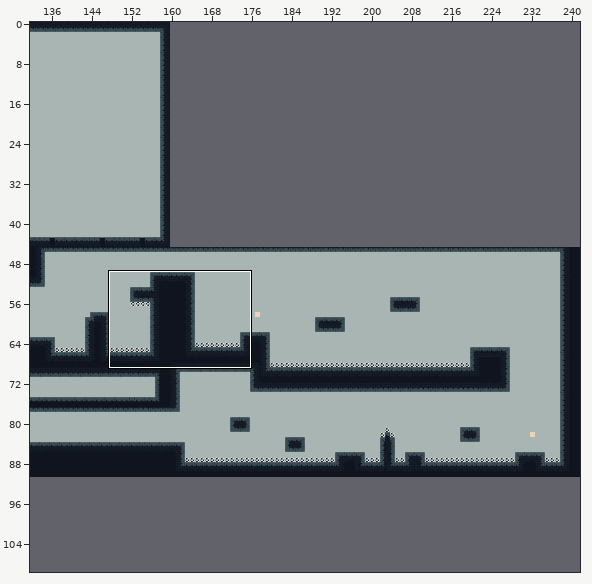
Tiled map -- assets/newLevels.tmx. Above, an overview of the earlier version with the close-up marked.
Close-up. As it was:
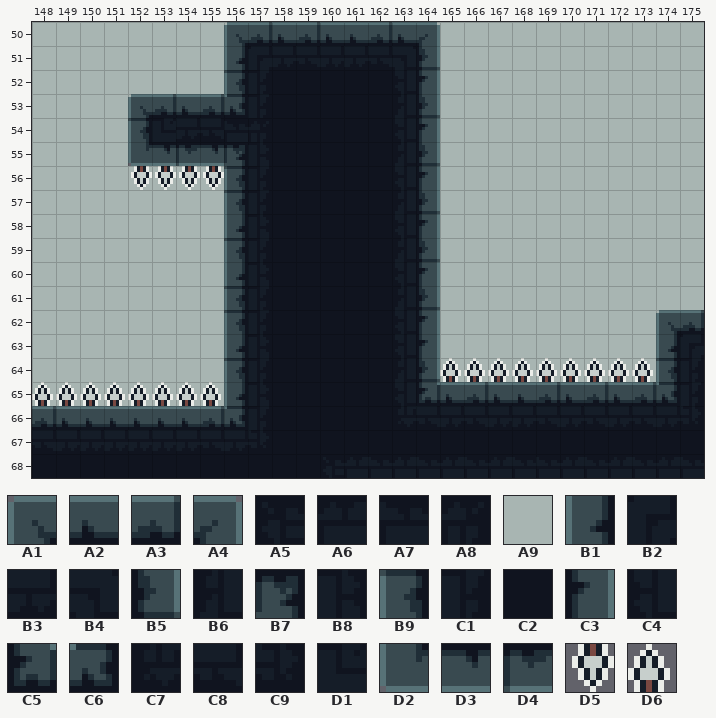
Cells are 8x8 px. Shown: x 148..175, y 50..68. The commit also changed other parts of the map, which this record leaves out.
Key: from "tileset": A1 0, A2 2, A3 3, A4 5, A5 6, A6 7, A7 8, A8 9, A9 12, B1 32, B2 33, B3 34, B4 36, B5 37, B6 38, B7 40, B8 41, B9 64, C1 65, C2 66, C3 69, C4 70, C5 71, C6 72, C7 102, C8 103, C9 105, D1 129, D2 160, D3 161, D4 162, D5 201, D6 232.
__ is an empty cell, ## one hidden under a higher layer.
Layers that did not change in this view are not listed.
Layer "bg" before, first column x 148:
50 A9 A9 A9 A9 A9 A9 A9 A9 A9 ## ## ## ## ## ## ## A9 A9 A9
51 A9 A9 A9 A9 A9 A9 A9 A9 __ __ __ __ ## ## __ ## ## A9 A9
52 A9 A9 A9 A9 A9 A9 A9 A9 __ __ __ __ ## ## __ ## ## A9 A9
53 A9 A9 A9 A9 A9 ## ## ## __ __ __ __ ## ## __ ## ## A9 A9
54 A9 A9 A9 A9 __ __ __ __ __ __ __ ## ## ## ## ## ## A9 A9
55 A9 A9 A9 A9 __ __ __ __ __ __ ## ## ## ## ## ## ## A9 A9
56 A9 A9 A9 A9 A9 A9 A9 A9 __ __ ## ## ## ## ## ## ## A9 A9
57 A9 A9 A9 A9 A9 A9 A9 A9 __ __ ## ## ## ## ## ## ## A9 A9
58 A9 A9 A9 A9 A9 A9 A9 A9 __ __ ## ## ## ## ## ## ## A9 A9
59 A9 A9 A9 A9 A9 A9 A9 A9 __ __ __ ## ## ## ## ## ## A9 A9
60 A9 A9 A9 A9 A9 A9 A9 A9 __ __ __ ## ## ## ## ## ## A9 A9
61 A9 A9 A9 A9 A9 A9 A9 A9 __ __ ## ## ## ## ## ## ## A9 A9
62 A9 A9 A9 A9 A9 A9 A9 A9 __ __ ## ## ## ## ## ## ## A9 A9
63 A9 A9 A9 A9 A9 A9 A9 A9 __ __ ## ## ## ## ## ## ## A9 A9
64 A9 A9 A9 A9 A9 A9 A9 A9 __ __ ## ## ## ## ## ## ## A9 A9
65 A9 A9 A9 A9 A9 A9 A9 A9 __ __ ## ## ## ## ## ## ## ## ##
66 __ __ __ __ __ __ __ __ __ __ ## ## ## ## ## ## ## ## ##
67 __ __ __ __ __ __ __ __ __ __ ## ## ## ## ## ## ## ## ##
68 __ __ __ __ __ __ __ __ __ __ ## ## ## ## ## ## ## ## ##
Layer "ground" before, first column x 148:
50 __ __ __ __ __ __ __ __ A1 A3 A2 A3 A2 A2 A3 A2 A4 __ __ __ __ __ __ __ __ __ __ __
51 __ __ __ __ __ __ __ __ B1 B2 B3 C8 B3 B3 C8 B4 B5 __ __ __ __ __ __ __ __ __ __ __
52 __ __ __ __ __ __ __ __ B9 C1 C2 C2 C2 C2 C2 C4 C3 __ __ __ __ __ __ __ __ __ __ __
53 __ __ __ __ A1 A3 A2 A3 C6 C1 C2 C2 C2 C2 C2 B6 B5 __ __ __ __ __ __ __ __ __ __ __
54 __ __ __ __ B9 D1 B3 C8 A7 A8 C2 C2 C2 C2 C2 C4 C3 __ __ __ __ __ __ __ __ __ __ __
55 __ __ __ __ D2 D3 D4 D3 B7 B8 C2 C2 C2 C2 C2 B6 B5 __ __ __ __ __ __ __ __ __ __ __
56 __ __ __ __ __ __ __ __ B9 C1 C2 C2 C2 C2 C2 C4 C3 __ __ __ __ __ __ __ __ __ __ __
57 __ __ __ __ __ __ __ __ B9 C1 C2 C2 C2 C2 C2 B6 B5 __ __ __ __ __ __ __ __ __ __ __
58 __ __ __ __ __ __ __ __ B1 B8 C2 C2 C2 C2 C2 C4 C3 __ __ __ __ __ __ __ __ __ __ __
59 __ __ __ __ __ __ __ __ B9 C1 C2 C2 C2 C2 C2 B6 B5 __ __ __ __ __ __ __ __ __ __ __
60 __ __ __ __ __ __ __ __ B1 B8 C2 C2 C2 C2 C2 C4 C3 __ __ __ __ __ __ __ __ __ __ __
61 __ __ __ __ __ __ __ __ B9 C1 C2 C2 C2 C2 C2 B6 B5 __ __ __ __ __ __ __ __ __ __ __
62 __ __ __ __ __ __ __ __ B9 C1 C2 C2 C2 C2 C2 C4 C3 __ __ __ __ __ __ __ __ __ A1 A3
63 __ __ __ __ __ __ __ __ B1 B8 C2 C2 C2 C2 C2 C4 C3 __ __ __ __ __ __ __ __ __ B1 B2
64 __ __ __ __ __ __ __ __ B9 C1 C2 C2 C2 C2 C2 B6 B5 __ __ __ __ __ __ __ __ __ B9 C1
65 __ __ __ __ __ __ __ __ B1 B8 C2 C2 C2 C2 C2 C4 C5 A2 A3 A2 A2 A3 A2 A3 A2 A3 C6 C1
66 A3 A2 A2 A2 A2 A2 A2 A3 C6 C1 C2 C2 C2 C2 C2 C7 C8 B3 C8 B3 B3 C8 B3 C8 B3 C8 B3 C9
67 C8 B3 B3 B3 B3 B3 B3 C8 B3 C9 C2 C2 C2 C2 C2 C2 C2 C2 C2 C2 C2 C2 C2 C2 C2 C2 C2 C2
68 C2 C2 C2 C2 C2 C2 C2 C2 C2 C2 C2 C2 A5 A6 A7 A6 A7 A6 A7 A6 A7 A7 A6 A7 A6 A7 A6 A7
Layer "killArea" before, first column x 148:
50 __ __ __ __ __ __ __ __ __ __ __ __ __ __ __ __ __ __ __ __ __ __ __ __ __ __ __ __
51 __ __ __ __ __ __ __ __ __ __ __ __ __ __ __ __ __ __ __ __ __ __ __ __ __ __ __ __
52 __ __ __ __ __ __ __ __ __ __ __ __ __ __ __ __ __ __ __ __ __ __ __ __ __ __ __ __
53 __ __ __ __ __ __ __ __ __ __ __ __ __ __ __ __ __ __ __ __ __ __ __ __ __ __ __ __
54 __ __ __ __ __ __ __ __ __ __ __ __ __ __ __ __ __ __ __ __ __ __ __ __ __ __ __ __
55 __ __ __ __ __ __ __ __ __ __ __ __ __ __ __ __ __ __ __ __ __ __ __ __ __ __ __ __
56 __ __ __ __ D5 D5 D5 D5 __ __ __ __ __ __ __ __ __ __ __ __ __ __ __ __ __ __ __ __
57 __ __ __ __ __ __ __ __ __ __ __ __ __ __ __ __ __ __ __ __ __ __ __ __ __ __ __ __
58 __ __ __ __ __ __ __ __ __ __ __ __ __ __ __ __ __ __ __ __ __ __ __ __ __ __ __ __
59 __ __ __ __ __ __ __ __ __ __ __ __ __ __ __ __ __ __ __ __ __ __ __ __ __ __ __ __
60 __ __ __ __ __ __ __ __ __ __ __ __ __ __ __ __ __ __ __ __ __ __ __ __ __ __ __ __
61 __ __ __ __ __ __ __ __ __ __ __ __ __ __ __ __ __ __ __ __ __ __ __ __ __ __ __ __
62 __ __ __ __ __ __ __ __ __ __ __ __ __ __ __ __ __ __ __ __ __ __ __ __ __ __ __ __
63 __ __ __ __ __ __ __ __ __ __ __ __ __ __ __ __ __ __ __ __ __ __ __ __ __ __ __ __
64 __ __ __ __ __ __ __ __ __ __ __ __ __ __ __ __ __ D6 D6 D6 D6 D6 D6 D6 D6 D6 __ __
65 D6 D6 D6 D6 D6 D6 D6 D6 __ __ __ __ __ __ __ __ __ __ __ __ __ __ __ __ __ __ __ __
66 __ __ __ __ __ __ __ __ __ __ __ __ __ __ __ __ __ __ __ __ __ __ __ __ __ __ __ __
67 __ __ __ __ __ __ __ __ __ __ __ __ __ __ __ __ __ __ __ __ __ __ __ __ __ __ __ __
68 __ __ __ __ __ __ __ __ __ __ __ __ __ __ __ __ __ __ __ __ __ __ __ __ __ __ __ __
Now the later version:
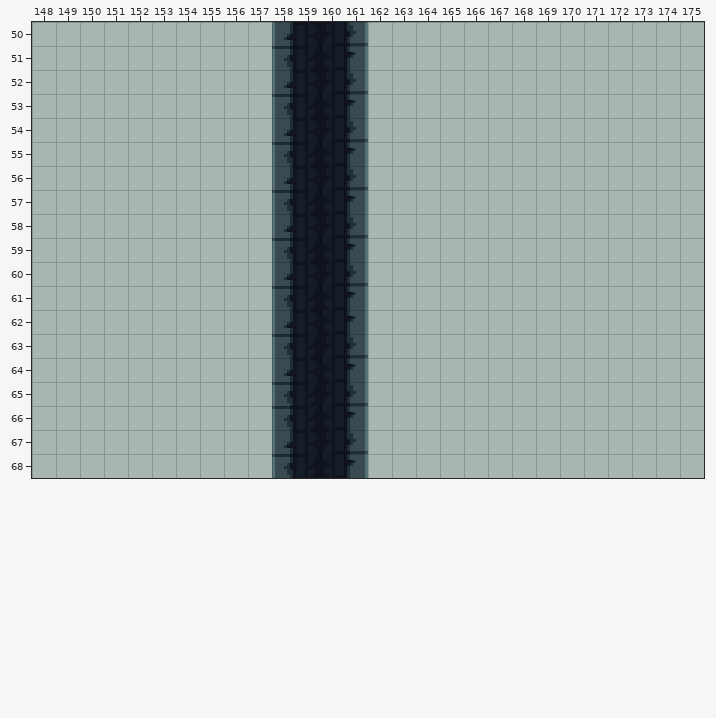
Edits made:
Changed rows in their new state; .. is an unchanged cell.
Layer "bg":
first column x 148:
50 .. .. .. .. .. .. .. .. .. .. .. .. .. .. A9
51 .. .. .. .. .. .. .. .. A9 A9 .. .. .. .. A9
52 .. .. .. .. .. .. .. .. A9 A9 .. .. .. .. A9
53 .. .. .. .. .. .. .. .. A9 A9 .. .. .. .. A9
54 .. .. .. .. A9 A9 A9 A9 A9 A9 .. .. .. .. ..
55 .. .. .. .. A9 A9 A9 A9 A9 A9 .. .. .. .. ..
56 .. .. .. .. .. .. .. .. A9 A9 .. .. .. .. ..
57 .. .. .. .. .. .. .. .. A9 A9 .. .. .. .. ..
58 .. .. .. .. .. .. .. .. A9 A9 .. .. .. .. ..
59 .. .. .. .. .. .. .. .. A9 A9 .. .. .. .. ..
60 .. .. .. .. .. .. .. .. A9 A9 .. .. .. .. ..
61 .. .. .. .. .. .. .. .. A9 A9 .. .. .. .. ..
62 .. .. .. .. .. .. .. .. A9 A9 .. .. .. .. ..
63 .. .. .. .. .. .. .. .. A9 A9 .. .. .. .. ..
64 .. .. .. .. .. .. .. .. A9 A9 .. .. .. .. ..
65 .. .. .. .. .. .. .. .. A9 A9 .. .. .. .. ..
66 A9 A9 A9 A9 A9 A9 A9 A9 A9 A9 .. .. .. .. ..
67 A9 A9 A9 A9 A9 A9 A9 A9 A9 A9 .. .. .. .. ..
68 A9 A9 A9 A9 A9 A9 A9 A9 A9 A9 .. .. .. .. ..
Layer "ground":
first column x 148:
50 .. .. .. .. .. .. .. .. __ __ B1 B8 B6 B5 __ __ __ .. .. .. .. .. .. .. .. .. .. ..
51 .. .. .. .. .. .. .. .. __ __ B9 .. .. C3 __ __ __ .. .. .. .. .. .. .. .. .. .. ..
52 .. .. .. .. .. .. .. .. __ __ B1 .. .. B5 __ __ __ .. .. .. .. .. .. .. .. .. .. ..
53 .. .. .. .. __ __ __ __ __ __ B9 .. .. C3 __ __ __ .. .. .. .. .. .. .. .. .. .. ..
54 .. .. .. .. __ __ __ __ __ __ B1 .. .. B5 __ __ __ .. .. .. .. .. .. .. .. .. .. ..
55 .. .. .. .. __ __ __ __ __ __ B9 .. .. C3 __ __ __ .. .. .. .. .. .. .. .. .. .. ..
56 .. .. .. .. .. .. .. .. __ __ B1 .. .. B5 __ __ __ .. .. .. .. .. .. .. .. .. .. ..
57 .. .. .. .. .. .. .. .. __ __ B9 .. .. C3 __ __ __ .. .. .. .. .. .. .. .. .. .. ..
58 .. .. .. .. .. .. .. .. __ __ B1 .. .. B5 __ __ __ .. .. .. .. .. .. .. .. .. .. ..
59 .. .. .. .. .. .. .. .. __ __ B9 .. .. C3 __ __ __ .. .. .. .. .. .. .. .. .. .. ..
60 .. .. .. .. .. .. .. .. __ __ B1 .. .. B5 __ __ __ .. .. .. .. .. .. .. .. .. .. ..
61 .. .. .. .. .. .. .. .. __ __ B9 .. .. C3 __ __ __ .. .. .. .. .. .. .. .. .. .. ..
62 .. .. .. .. .. .. .. .. __ __ B1 .. .. C3 __ __ __ .. .. .. .. .. .. .. .. .. __ __
63 .. .. .. .. .. .. .. .. __ __ B9 .. .. B5 __ __ __ .. .. .. .. .. .. .. .. .. __ __
64 .. .. .. .. .. .. .. .. __ __ B1 .. .. C3 __ __ __ .. .. .. .. .. .. .. .. .. __ __
65 .. .. .. .. .. .. .. .. __ __ B9 .. .. B5 __ __ __ __ __ __ __ __ __ __ __ __ __ __
66 __ __ __ __ __ __ __ __ __ __ B9 .. .. C3 __ __ __ __ __ __ __ __ __ __ __ __ __ __
67 __ __ __ __ __ __ __ __ __ __ B1 .. .. B5 __ __ __ __ __ __ __ __ __ __ __ __ __ __
68 __ __ __ __ __ __ __ __ __ __ B9 .. .. C3 __ __ __ __ __ __ __ __ __ __ __ __ __ __
Layer "killArea":
first column x 152:
56 __ __ __ __
first column x 148:
64 .. .. .. .. .. .. .. .. .. .. .. .. .. .. .. .. .. __ __ __ __ __ __ __ __ __
65 __ __ __ __ __ __ __ __ .. .. .. .. .. .. .. .. .. .. .. .. .. .. .. .. .. ..
